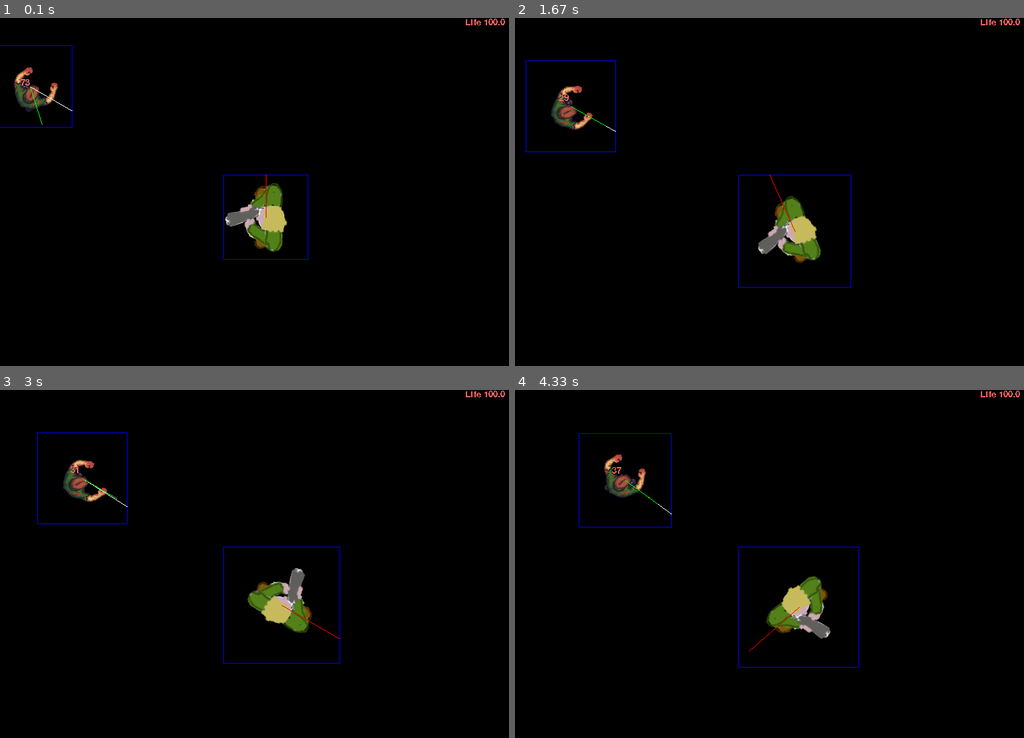
Above: before the commit, frames 1-4 (two rows, left to right).
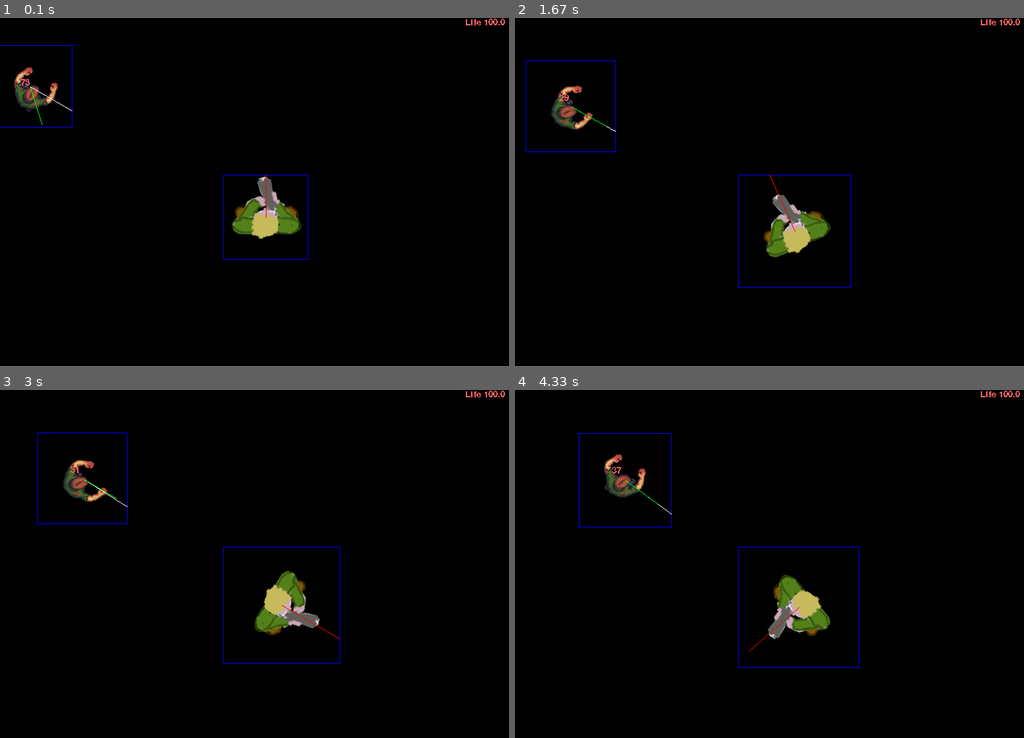
Above: after the commit, the same moments.

Repository: mastah43/zombie-pygame
Game: pygame game, started from zombie_attack.py
Two runs of this game, one before a commit and one after it. Both use one fixed random seed, a clock stepped at 60 frames per second and the inputs below.
Inputs (mouse positions are in pixels of both pictures, inside the frame that each line leads up to):
- Up to frame 1 (0.1 s): no input
- Up to frame 2 (1.67 s): click (779, 216) at 0.38 s; hold Right 0.67-1.13 s; hold Right 1.17-1.63 s
- Up to frame 3 (3 s): hold Left 1.67-2.2 s; hold Left 2.23-2.63 s; hold Right from 2.67 s (still down)
- Up to frame 4 (4.33 s): release Right at 3.3 s; hold Left 3.33-3.8 s; hold Right 3.83-4.3 s

The runs differ from the first frame. In frame 1, 1.6% of the frame differs, in the area x 44-60%, y 45-68%; in frame 2, 1.6%; in frame 3, 1.6%; in frame 4, 1.6%.

Commit message:
player faces direction correctly

Diff:
--- a/zombie_attack/player.py
+++ b/zombie_attack/player.py
@@ -12,7 +12,7 @@
 
 
 class Player(pygame.sprite.Sprite, life.Life):
-    ROTATION_IMAGE = -90  # soldier is facing top but 0 degrees is facing right
+    ROTATION_IMAGE = 0  # soldier is facing top but 0 degrees is facing right
     WEAPON_OUT_DISTANCE_FROM_CENTER = 64
     HIT_POINTS_INITIAL = 100
     HIT_POINTS_REGENERATE_PERIOD = 500
